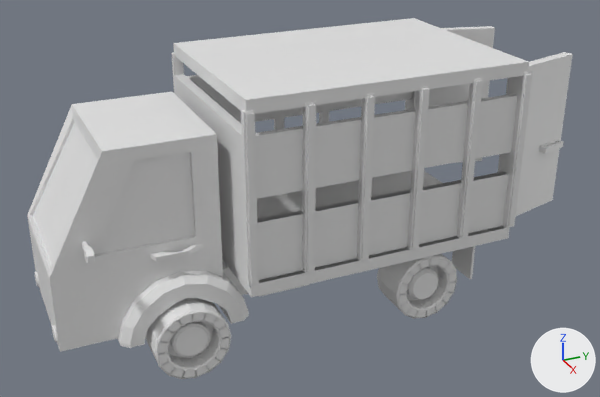
Before and after pictures for a commit that changed the Blender file Assets/Object Models/uddermayhemtruck.blend.
Both versions are drawn from a 50 mm camera at (50.5, -26.1, 27.5) aimed at (0.3, -3.5, 2.4). Arrows for +X, +Y and +Z are at lower right; the lights stay in place.
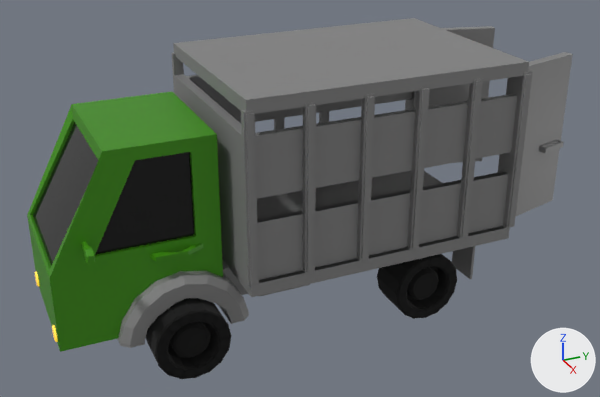
What differs and where, as boxes (x1, y1, x2, y2) in the pictures (600 x 397 px):
'Cube', recoloured
    both: (27, 18, 573, 379)
part 1 of me_cube, cut back
    both: (27, 54, 563, 352)
part 2 of me_cube, recoloured (white to green)
    both: (27, 92, 223, 299)
part 3 of me_cube, recoloured (white to black)
    both: (33, 122, 195, 266)
part 4 of me_cube, recoloured
    both: (35, 271, 57, 342)
part 5 of me_cube, recoloured (grey to black)
    both: (146, 254, 457, 379)

Diff of the bpy script that builds the scene:
```diff
--- a/Assets/Object Models/uddermayhemtruck.blend.py
+++ b/Assets/Object Models/uddermayhemtruck.blend.py
@@ mat_material @@
 mat_material = principled_material('Material')
-mat_material.base_color = (0.8, 0.8, 0.8)  # white #e7e7e7
+mat_material.base_color = (0.227, 0.227, 0.227)  # grey #838383
@@ mat_mirror @@
+mat_mirror = principled_material('mirror')
+mat_mirror.base_color = (0.8, 0.8, 0.8)  # white #e7e7e7
+mat_mirror.metallic = 1.0
+mat_mirror.roughness = 0.0
+mat_mirror.specular_ior_level = 1.0
@@ mat_wheel @@
+mat_wheel = principled_material('Wheel')
+mat_wheel.base_color = (0.0, 0.0, 0.0)  # black #000000
+mat_wheel.roughness = 1.0
+mat_wheel.coat_weight = 0.25
+mat_wheel.coat_roughness = 1.0
@@ mat_headlights @@
+mat_headlights = bpy.data.materials.new('headlights')
+# nodes: BrightContrast, BsdfPrincipled, OutputMaterial
+# colours: yellow #e7e468, yellow #ffd600
@@ mat_truck_color @@
+mat_truck_color = principled_material('Truck Color')
+mat_truck_color.base_color = (0.0456, 0.27, 0.0)  # green #3c8e00
@@ mat_window @@
+mat_window = principled_material('window')
+mat_window.base_color = (0.0069, 0.0069, 0.0069)  # black #141414
+mat_window.metallic = 0.136
+mat_window.roughness = 0.0966
@@ me_cube @@
 # used by ob_cube; location = (0.0, 0.0, 0.0)
-me_cube.from_pydata(...)  # 2262 vertices, 2199 faces, 16 loose edges; spans x 0.0..7.5, y -22.1..16.0, z -5.9..12.7
+me_cube.from_pydata(...)  # 2041 vertices, 2013 faces, 1 loose edge; spans x 0.0..7.5, y -22.1..16.0, z -5.9..12.7
+# me_cube part 1
+# 221 vertices are removed from x 0.0..7.4, y -21.9..15.7, z -4.4..12.7
+# 337 faces are deleted
+# 15 loose edges are deleted
+# 2 vertices move within x 3.5, y -21.9, z -1.6
+# 72 new faces join them, mat_material (grey #838383)
+# 30 new faces join them, mat_wheel (black #000000)
+# 17 new faces join them, mat_truck_color (green #3c8e00)
+# 32 new faces join them, mat_headlights
+# me_cube part 2: 116 faces spanning x 0.0..6.8, y -21.9..-11.1, z -2.8..9.9 switch from mat_material (white #e7e7e7) to mat_truck_color (green #3c8e00)
+# me_cube part 3: 3 faces spanning x 0.0..4.5, y -21.6..-12.7, z 2.6..9.1 switch from mat_material (white #e7e7e7) to mat_window (black #141414)
+# me_cube part 4: 42 faces spanning x 1.2..4.3, y -22.1..10.2, z -2.7..-1.6 switch from mat_material (white #e7e7e7) to mat_headlights
+# me_cube part 5: 1258 faces spanning x 0.0..7.0, y -17.0..10.1, z -5.9..0.5 switch from mat_material (white #e7e7e7) to mat_wheel (black #000000)
+me_cube.materials.append(mat_mirror)  # white #e7e7e7
```
